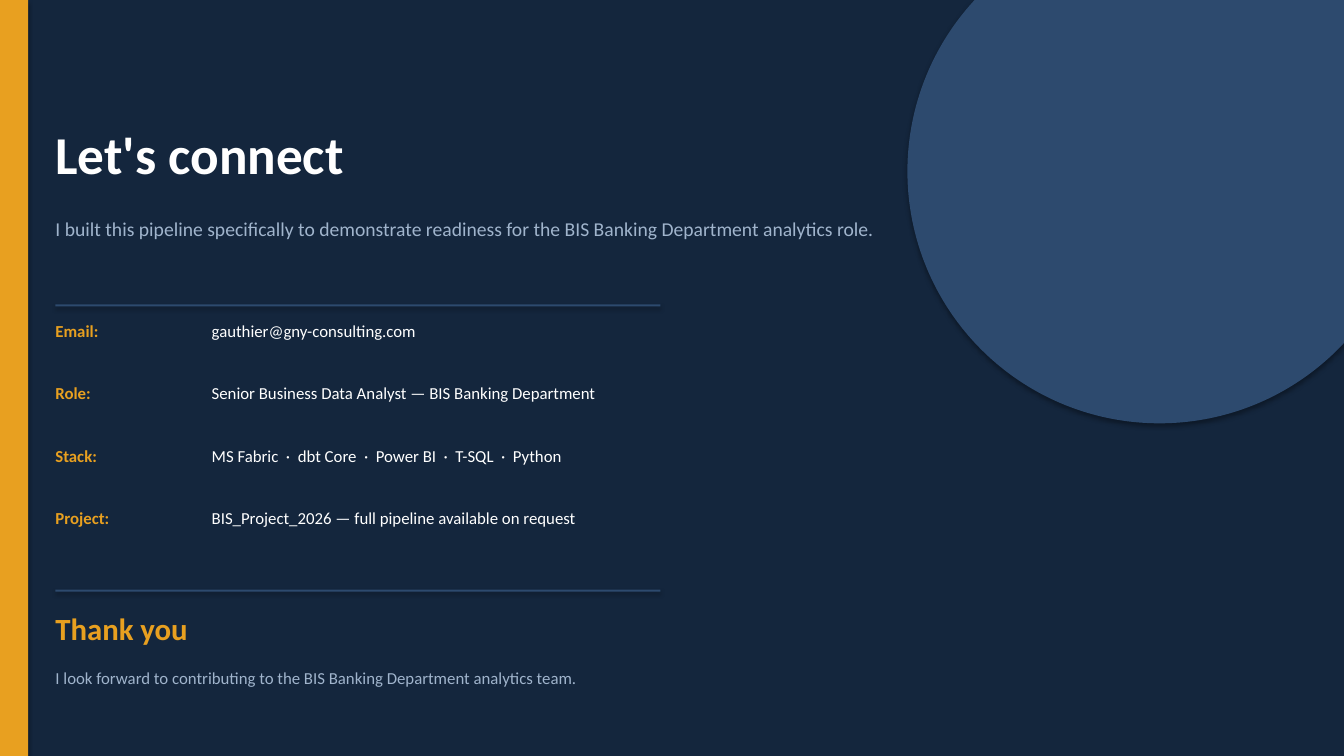
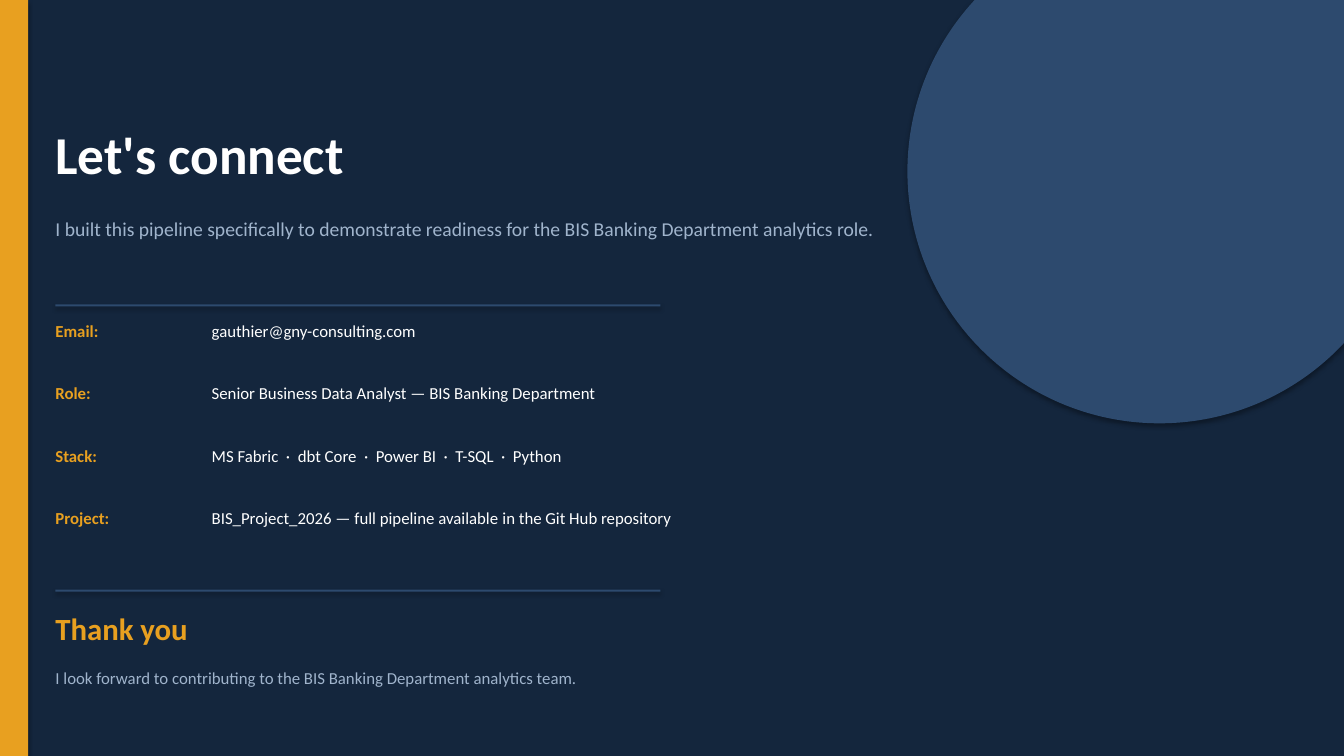
Before and after one commit to gauthiny-glitch/BIS_Analytics_Pipeline, a slide deck: slide 11 of docs/BIS_Portfolio_Deck.pptx. Drawn at 1344x756 pixels with LibreOffice and Linux fonts; fonts in the diff are those of the drawing. Boxes give left, top, right and bottom in pixels: in the first picture for what was removed or moved away, otherwise in the second. Text is boxed around its words. In the diff, an @@ line names an element or a change of style, - is before the commit and + after.

```diff
--- a/docs/BIS_Portfolio_Deck.pptx
+++ b/docs/BIS_Portfolio_Deck.pptx
@@ text at (212,512,671,527): text changed @@
-BIS_Project_2026 — full pipeline available on request
+BIS_Project_2026 — full pipeline available in the Git Hub repository
```
Also in this commit, not shown: 5 other slides changed, 3 other files.
